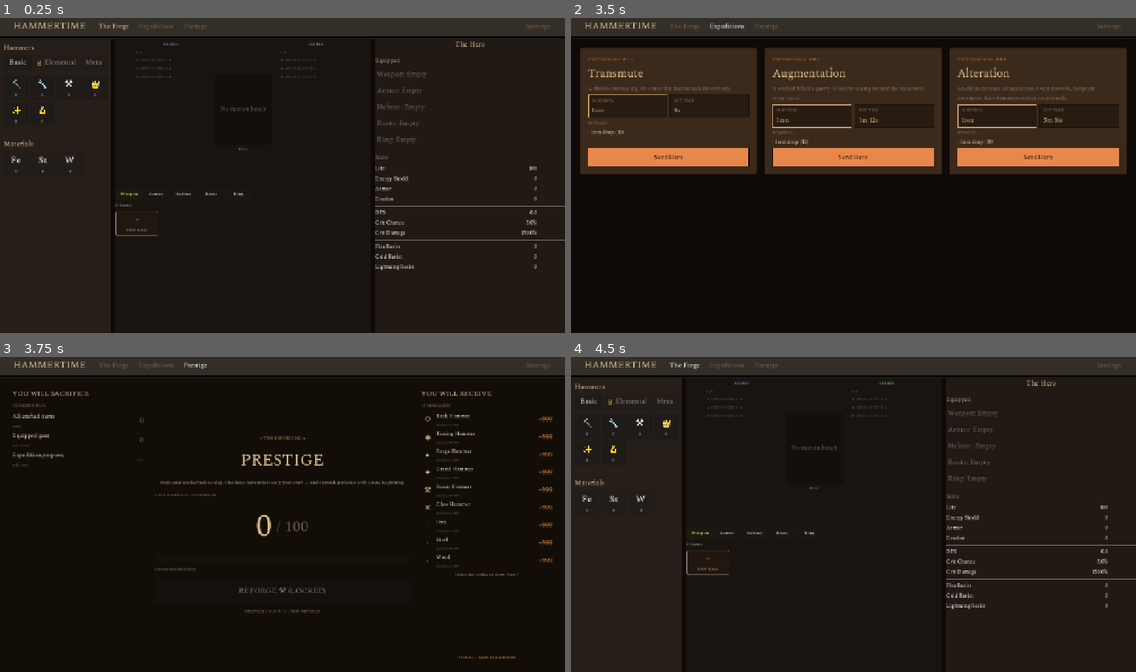
Above: before the commit, frames 1-4 (two rows, left to right).
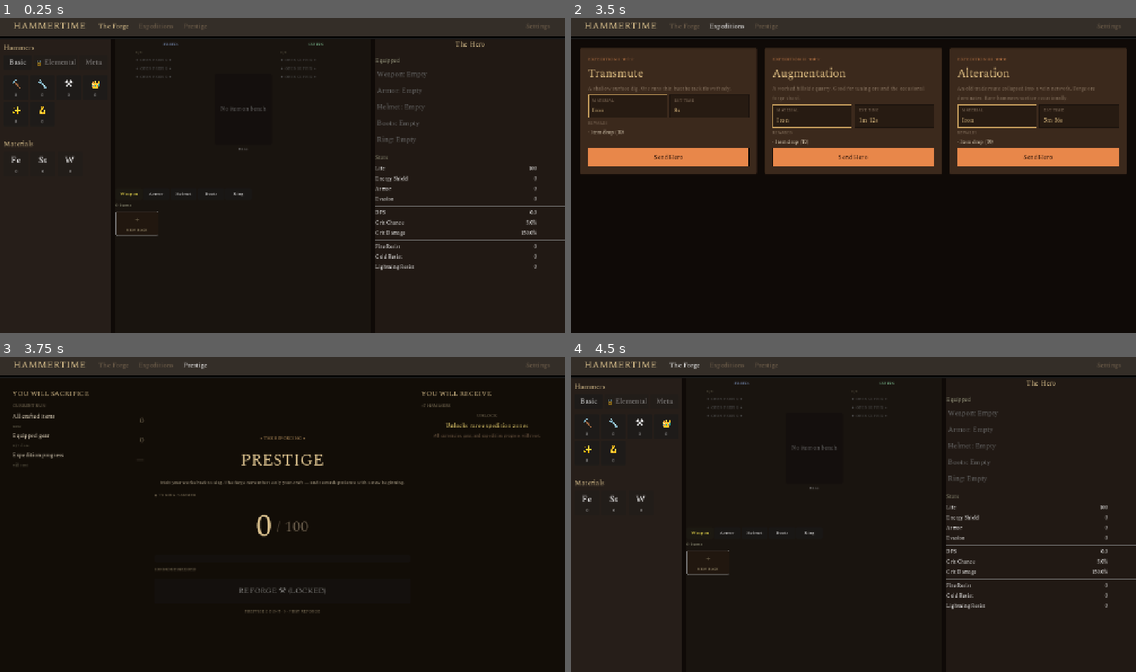
Above: after the commit, the same moments.

Repository: loginn/hammertime
Game: Godot game, scene res://scenes/main.tscn
Same seed, same stepped clock (60 frames per second), same inputs: the game is played once before the commit and once after it.
Inputs (mouse positions are in pixels of both pictures, inside the frame that each line leads up to):
- Up to frame 1 (0.25 s): no input
- Up to frame 2 (3.5 s): click (706, 222) at 0.5 s; click (706, 222) at 1.25 s; click "The Forge" at 2 s; click "Expeditions" at 2.75 s
- Up to frame 3 (3.75 s): click "Prestige" at 3.5 s
- Up to frame 4 (4.5 s): click "The Forge" at 4.25 s

Frames 1-2 are identical in both runs. In frame 3, 1.1% of the frame differs, in the area x 27-98%, y 17-96%; in frame 4, nothing differs.

Commit message:
feat: Replaced 7-level tack-hammer prestige with 2-level system: P1 cos…
- autoloads/balance_config.gd
- autoloads/prestige_manager.gd
- scenes/prestige/prestige_screen.gd

GSD-Task: S04/T01

Diff:
--- a/autoloads/balance_config.gd
+++ b/autoloads/balance_config.gd
@@ -41,15 +41,7 @@
 const BASE_ITEM_STEEL_COST: int = 1
 
 # Prestige
-const PRESTIGE_TACK_HAMMER_COST: int = 100
-const PRESTIGE_REWARD_AMOUNT: int = 999
-
 const PRESTIGE_LEVELS: Array[Dictionary] = [
-	{"level": 1, "cost": 100, "reward_amount": 999, "tier_unlocked": 7, "description": "Unlocks Item Tier 7"},
-	{"level": 2, "cost": 250, "reward_amount": 999, "tier_unlocked": 6, "description": "Unlocks Item Tier 6"},
-	{"level": 3, "cost": 500, "reward_amount": 999, "tier_unlocked": 5, "description": "Unlocks Item Tier 5"},
-	{"level": 4, "cost": 1000, "reward_amount": 999, "tier_unlocked": 4, "description": "Unlocks Item Tier 4"},
-	{"level": 5, "cost": 2000, "reward_amount": 999, "tier_unlocked": 3, "description": "Unlocks Item Tier 3"},
-	{"level": 6, "cost": 4000, "reward_amount": 999, "tier_unlocked": 2, "description": "Unlocks Item Tier 2"},
-	{"level": 7, "cost": 8000, "reward_amount": 999, "tier_unlocked": 1, "description": "Unlocks Item Tier 1"},
+	{"level": 1, "cost": 100, "cost_currency": "tuning", "description": "Unlocks rare expedition zones"},
+	{"level": 2, "cost": 100, "cost_currency": "claw", "description": "Unlocks Totem crafting tab"},
 ]
--- a/autoloads/prestige_manager.gd
+++ b/autoloads/prestige_manager.gd
@@ -6,11 +6,8 @@
 func can_prestige() -> bool:
 	if is_max_prestige():
 		return false
-	return GameState.currency_counts.get("tack", 0) >= BalanceConfig.PRESTIGE_LEVELS[prestige_count].cost
-
-
-func get_tack_hammer_count() -> int:
-	return GameState.currency_counts.get("tack", 0)
+	var level_data: Dictionary = BalanceConfig.PRESTIGE_LEVELS[prestige_count]
+	return GameState.currency_counts.get(level_data.cost_currency, 0) >= level_data.cost
 
 
 func get_next_level_data() -> Dictionary:
@@ -29,12 +26,9 @@
 
 	var level_data: Dictionary = BalanceConfig.PRESTIGE_LEVELS[prestige_count]
 
-	GameState.spend_currency("tack", level_data.cost)
+	GameState.spend_currency(level_data.cost_currency, level_data.cost)
 
 	GameState.wipe_run_state()
-
-	for key in GameState.CURRENCY_KEYS:
-		GameState.currency_counts[key] = level_data.reward_amount
 
 	prestige_count += 1
 
--- a/scenes/prestige/prestige_screen.gd
+++ b/scenes/prestige/prestige_screen.gd
@@ -73,7 +73,7 @@
 	_add_sacrifice_row("Expedition progress", "—", expedition_status)
 
 	for key: String in GameState.CURRENCY_KEYS:
-		if key == "tack" or key in BalanceConfig.HIDDEN_CURRENCIES:
+		if key in BalanceConfig.HIDDEN_CURRENCIES:
 			continue
 		var count: int = GameState.currency_counts.get(key, 0)
 		if count > 0:
@@ -117,7 +117,7 @@
 		_need_count.text = "—"
 		_progress_bar.value = 100
 		_gauge_footer.text = "MAX PRESTIGE REACHED"
-		_gauge_header.text = "TACK HAMMERS · COMPLETE"
+		_gauge_header.text = "COMPLETE"
 		_reforge_button.visible = false
 		_max_label.visible = true
 		return
@@ -126,12 +126,16 @@
 	_max_label.visible = false
 
 	var data: Dictionary = PrestigeManager.get_next_level_data()
-	var tack: int = GameState.currency_counts.get("tack", 0)
+	var currency_key: String = data.cost_currency
+	var display_name: String = GameState.CURRENCY_DISPLAY_NAMES.get(currency_key, currency_key.to_upper())
+	var have: int = GameState.currency_counts.get(currency_key, 0)
 	var need: int = data.cost
-	var pct: float = min(100.0, float(tack) / float(need) * 100.0)
-	var ready: bool = tack >= need
-
-	_have_count.text = str(tack)
+	var pct: float = min(100.0, float(have) / float(need) * 100.0)
+	var ready: bool = have >= need
+	var glyph: String = HAMMER_GLYPHS.get(currency_key, "·")
+
+	_gauge_header.text = "%s %s" % [glyph, display_name.to_upper()]
+	_have_count.text = str(have)
 	_need_count.text = str(need)
 	_progress_bar.value = pct
 
@@ -139,11 +143,11 @@
 		_have_count.add_theme_color_override("font_color", Color(0.9, 0.55, 0.25))
 		_gauge_footer.text = "◆ READY TO REFORGE"
 		_gauge_footer.add_theme_color_override("font_color", Color(0.9, 0.55, 0.25))
-		_reforge_button.text = "REFORGE · CLAIM THE %d" % data.reward_amount
+		_reforge_button.text = "REFORGE · PRESTIGE %d" % data.level
 		_reforge_button.disabled = false
 	else:
 		_have_count.add_theme_color_override("font_color", Color(0.85, 0.75, 0.55))
-		_gauge_footer.text = "%d MORE NEEDED" % (need - tack)
+		_gauge_footer.text = "%d MORE NEEDED" % (need - have)
 		_gauge_footer.add_theme_color_override("font_color", Color(0.5, 0.45, 0.35))
 		_reforge_button.text = "REFORGE ⚒ (LOCKED)"
 		_reforge_button.disabled = true
@@ -153,6 +157,8 @@
 	for child in _reward_list.get_children():
 		_reward_list.remove_child(child)
 		child.queue_free()
+
+	_total_label.text = ""
 
 	if PrestigeManager.is_max_prestige():
 		var done_label := Label.new()
@@ -160,70 +166,33 @@
 		done_label.add_theme_font_size_override("font_size", 14)
 		done_label.add_theme_color_override("font_color", Color(0.95, 0.85, 0.45))
 		_reward_list.add_child(done_label)
-		_total_label.text = ""
 		return
 
 	var data: Dictionary = PrestigeManager.get_next_level_data()
-	var reward: int = data.reward_amount
-	var total := 0
-
-	for key: String in GameState.CURRENCY_KEYS:
-		if key in BalanceConfig.HIDDEN_CURRENCIES:
-			continue
-		var have: int = GameState.currency_counts.get(key, 0)
-		var gain: int = reward
-		total += gain
-		var display_name: String = GameState.CURRENCY_DISPLAY_NAMES[key]
-		var glyph: String = HAMMER_GLYPHS.get(key, "·")
-		_add_reward_row(glyph, display_name, have, reward, gain)
-
-	_total_label.text = "TOTAL · %s HAMMERS" % _format_number(total)
+
+	var header_label := Label.new()
+	header_label.text = "UNLOCK"
+	header_label.add_theme_font_size_override("font_size", 10)
+	header_label.add_theme_color_override("font_color", Color(0.5, 0.45, 0.35))
+	header_label.horizontal_alignment = HORIZONTAL_ALIGNMENT_CENTER
+	_reward_list.add_child(header_label)
 
 	var unlock_label := Label.new()
-	unlock_label.text = "Unlocks: %s" % data.description
-	unlock_label.add_theme_font_size_override("font_size", 11)
-	unlock_label.add_theme_color_override("font_color", Color(0.7, 0.55, 0.35))
+	unlock_label.text = data.description
+	unlock_label.add_theme_font_size_override("font_size", 14)
+	unlock_label.add_theme_color_override("font_color", Color(0.95, 0.85, 0.45))
 	unlock_label.horizontal_alignment = HORIZONTAL_ALIGNMENT_CENTER
+	unlock_label.autowrap_mode = TextServer.AUTOWRAP_WORD_SMART
 	_reward_list.add_child(unlock_label)
 
-
-func _add_reward_row(glyph: String, hammer_name: String, have: int, get_amt: int, gain: int) -> void:
-	var row := HBoxContainer.new()
-	row.custom_minimum_size.y = 32
-
-	var glyph_label := Label.new()
-	glyph_label.text = glyph
-	glyph_label.add_theme_font_size_override("font_size", 18)
-	glyph_label.add_theme_color_override("font_color", Color(0.85, 0.75, 0.55))
-	glyph_label.custom_minimum_size.x = 30
-	glyph_label.horizontal_alignment = HORIZONTAL_ALIGNMENT_CENTER
-	row.add_child(glyph_label)
-
-	var info := VBoxContainer.new()
-	info.size_flags_horizontal = Control.SIZE_EXPAND_FILL
-
-	var name_label := Label.new()
-	name_label.text = hammer_name
-	name_label.add_theme_font_size_override("font_size", 12)
-	name_label.add_theme_color_override("font_color", Color(0.93, 0.88, 0.78))
-	info.add_child(name_label)
-
-	var detail_label := Label.new()
-	detail_label.text = "HAVE %d → %d" % [have, get_amt]
-	detail_label.add_theme_font_size_override("font_size", 8)
-	detail_label.add_theme_color_override("font_color", Color(0.4, 0.38, 0.3))
-	info.add_child(detail_label)
-
-	row.add_child(info)
-
-	var gain_label := Label.new()
-	gain_label.text = "+%d" % gain
-	gain_label.add_theme_font_size_override("font_size", 16)
-	gain_label.add_theme_color_override("font_color", Color(0.9, 0.55, 0.25))
-	gain_label.horizontal_alignment = HORIZONTAL_ALIGNMENT_RIGHT
-	row.add_child(gain_label)
-
-	_reward_list.add_child(row)
+	var reset_label := Label.new()
+	reset_label.text = "All currencies, gear, and expedition progress will reset."
+	reset_label.add_theme_font_size_override("font_size", 10)
+	reset_label.add_theme_color_override("font_color", Color(0.5, 0.4, 0.3))
+	reset_label.horizontal_alignment = HORIZONTAL_ALIGNMENT_CENTER
+	reset_label.autowrap_mode = TextServer.AUTOWRAP_WORD_SMART
+	_reward_list.add_child(reset_label)
+
 
 
 func _refresh_prestige_count() -> void:
@@ -234,20 +203,11 @@
 	_prestige_count_label.text = "PRESTIGE COUNT · %d · %s" % [count, suffix]
 
 
-func _format_number(n: int) -> String:
-	var s := str(n)
-	var result := ""
-	var len := s.length()
-	for i in range(len):
-		if i > 0 and (len - i) % 3 == 0:
-			result += ","
-		result += s[i]
-	return result
-
 
 func _on_reforge_pressed() -> void:
 	var data: Dictionary = PrestigeManager.get_next_level_data()
-	_confirm_dialog.dialog_text = "Prestige to Level %d?\n\nCost: %d Tack Hammers\nReward: %d of each currency\nUnlocks: %s\n\nThis will RESET:\n- All currencies\n- All inventory items\n- Hero equipment" % [data.level, data.cost, data.reward_amount, data.description]
+	var currency_name: String = GameState.CURRENCY_DISPLAY_NAMES.get(data.cost_currency, data.cost_currency)
+	_confirm_dialog.dialog_text = "Prestige to Level %d?\n\nCost: %d %s\nUnlocks: %s\n\nThis will RESET:\n- All currencies\n- All inventory items\n- Hero equipment" % [data.level, data.cost, currency_name, data.description]
 	_confirm_dialog.popup_centered()
 
 
